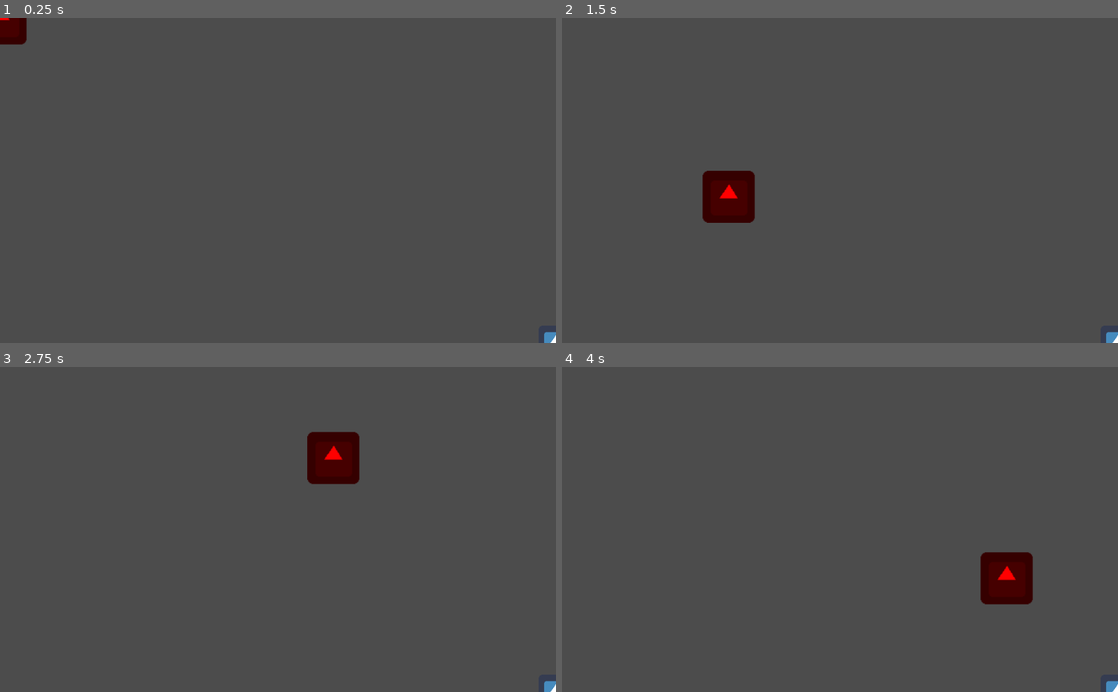
Above: before the commit, frames 1-4 (two rows, left to right).
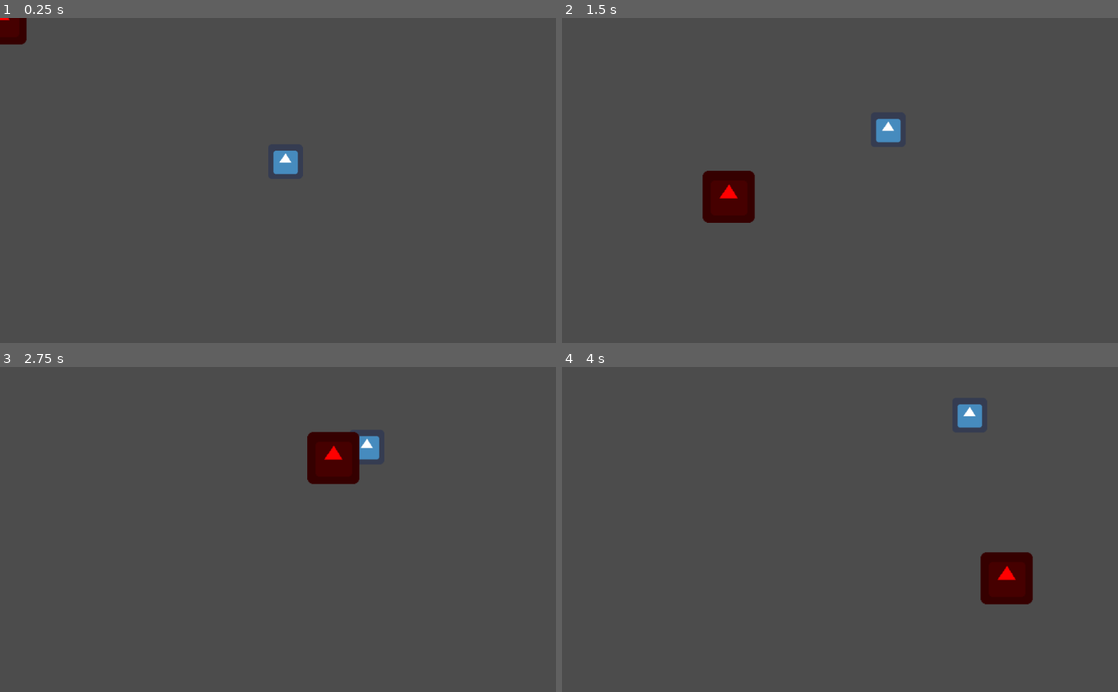
Above: after the commit, the same moments.

Repository: AtharvVohra/Spider-Swat
Game: Godot game, scene res://Scenes/World.tscn
The game is run twice, just before and just after one commit, with the same random seed, the same clock (stepped at 60 frames per second) and the same inputs. The engine's default icon, where the game draws it, is replaced by a stand-in: a white triangle on a blue panel in a dark square.
Inputs (mouse positions are in pixels of both pictures, inside the frame that each line leads up to):
- Up to frame 1 (0.25 s): no input
- Up to frame 2 (1.5 s): move the mouse to (962, 164) at 0.52 s; hold Right (ui_right) 0.53-1.28 s; move the mouse to (728, 196) at 1.27 s; hold Left (ui_left) from 1.28 s (still down)
- Up to frame 3 (2.75 s): move the mouse to (333, 458) at 2.02 s; release Left (ui_left) at 2.03 s; hold Right (ui_right) from 2.03 s (still down)
- Up to frame 4 (4 s): move the mouse to (812, 594) at 2.77 s; move the mouse to (1006, 578) at 3.52 s; release Right (ui_right) at 3.53 s; hold Left (ui_left) from 3.53 s (still down)

The runs differ from the first frame. In frame 1, 0.4% of the frame differs, in the area x 49-100%, y 40-100%; in frame 2, 0.4%; in frame 3, 0.3%; in frame 4, 0.4%, in the area x 71-100%, y 11-100%.

Commit message:
Messed around with move_and_collide
Didn't work

Diff:
--- a/Scripts/Spider_Movement.gd
+++ b/Scripts/Spider_Movement.gd
@@ -11,24 +11,19 @@
 	# Initialization here
 	var world_rect = get_viewport_rect()
 	randomize()
-	print(world_rect.end.x)
-	print(world_rect.end.y)
-	print(world_rect.position.x)
-	print(world_rect.position.y)
+
 
 	var random_x = randi()%int(world_rect.end.x - world_rect.position.x) + 1
 	var random_y = randi()%int(world_rect.end.y - world_rect.position.y) + 1
 
-	print(random_x)
-	print(random_y)
 
 
-	position.x = 1024#randi()%int(world_rect.end.x - world_rect.position.x) + 1
-	position.y = 600#randi()%int(world_rect.end.y - world_rect.position.y) + 1
-	velocity = Vector2(0,0)
-	#randomize()
-	#velocity.x = randi()%200-100
-	#velocity.y = randi()%200-100
+	#position.x = 1024#randi()%int(world_rect.end.x - world_rect.position.x) + 1
+	#position.y = 600#randi()%int(world_rect.end.y - world_rect.position.y) + 1
+	#velocity = Vector2(-50,-50)
+	randomize()
+	velocity.x = randi()%200-100
+	velocity.y = randi()%200-100
 	pass
 
 func _process(delta):
